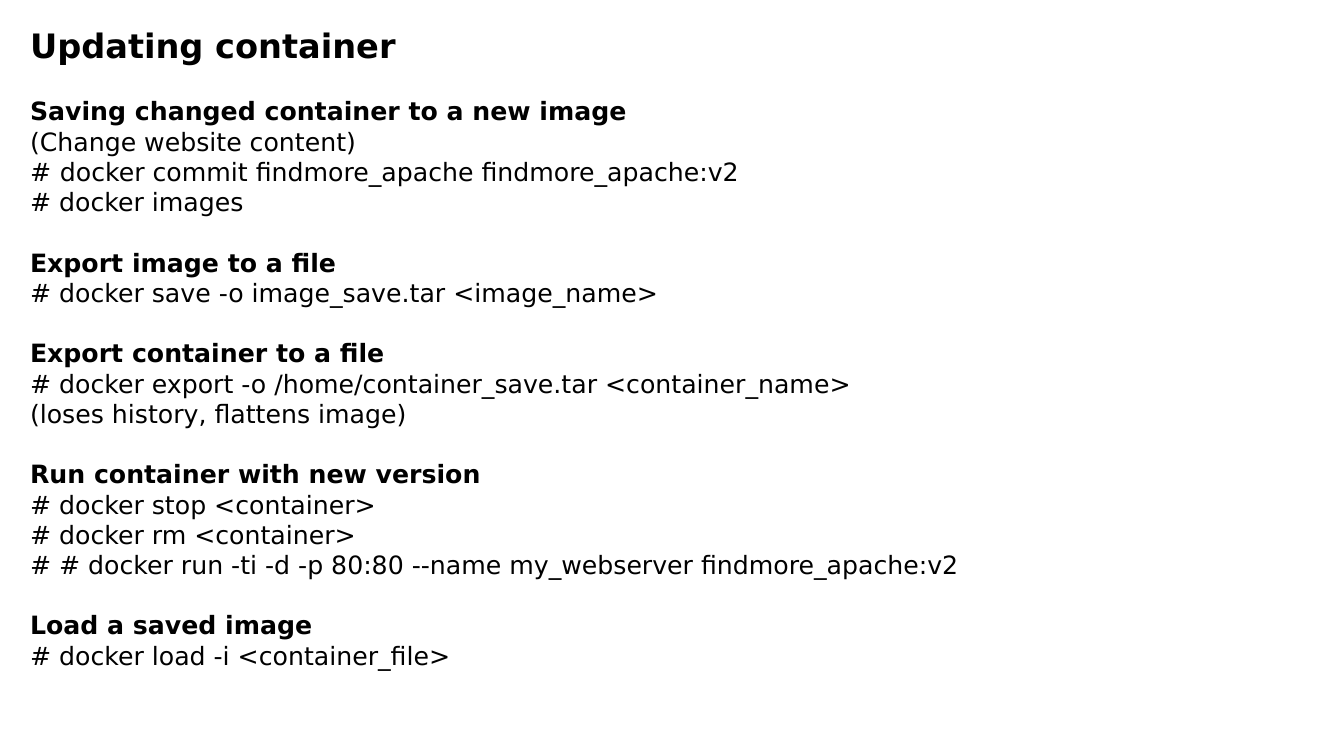
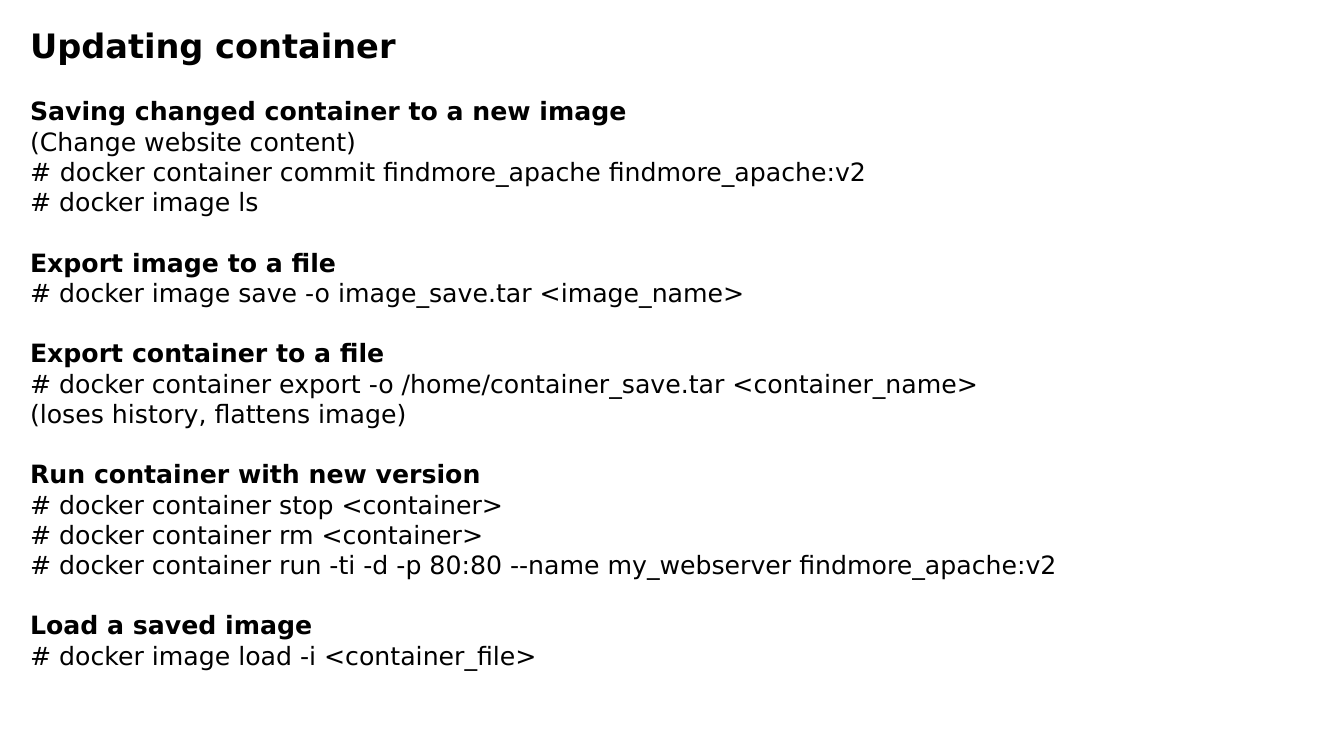
Before and after one commit to luisnabais-courses/course_docker, a slide deck: slide 11 of slides/01_fundamentals_course_slides.pptx. Drawn at 1344x756 pixels with LibreOffice and Linux fonts; fonts in the diff are those of the drawing; background and template pictures are left out. Boxes give left, top, right and bottom in pixels: in the first picture for what was removed or moved away, otherwise in the second. Text is boxed around its words. In the diff, an @@ line names an element or a change of style, - is before the commit and + after.

Commit message:
Added Docker Swarm slides

```diff
--- a/slides/01_fundamentals_course_slides.pptx
+++ b/slides/01_fundamentals_course_slides.pptx
@@ text at (59, 162, 866, 217): text changed @@
-# docker commit findmore_apache findmore_apache:v2
-# docker images
+# docker container commit findmore_apache findmore_apache:v2
+# docker image ls
@@ text at (59, 283, 745, 308): text changed @@
-# docker save -o image_save.tar <image_name>
+# docker image save -o image_save.tar <image_name>
@@ text at (59, 374, 977, 399): text changed @@
-# docker export -o /home/container_save.tar <container_name>
+# docker container export -o /home/container_save.tar <container_name>
@@ text at (59, 495, 1056, 580): text changed @@
-# docker stop <container>
-# docker rm <container>
-# # docker run -ti -d -p 80:80 --name my_webserver findmore_apache:v2
+# docker container stop <container>
+# docker container rm <container>
+# docker container run -ti -d -p 80:80 --name my_webserver findmore_apache:v2
@@ text at (59, 646, 536, 671): text changed @@
-# docker load -i <container_file>
+# docker image load -i <container_file>
```
Also in this commit, not shown: 7 other slides changed, 5 other files.
